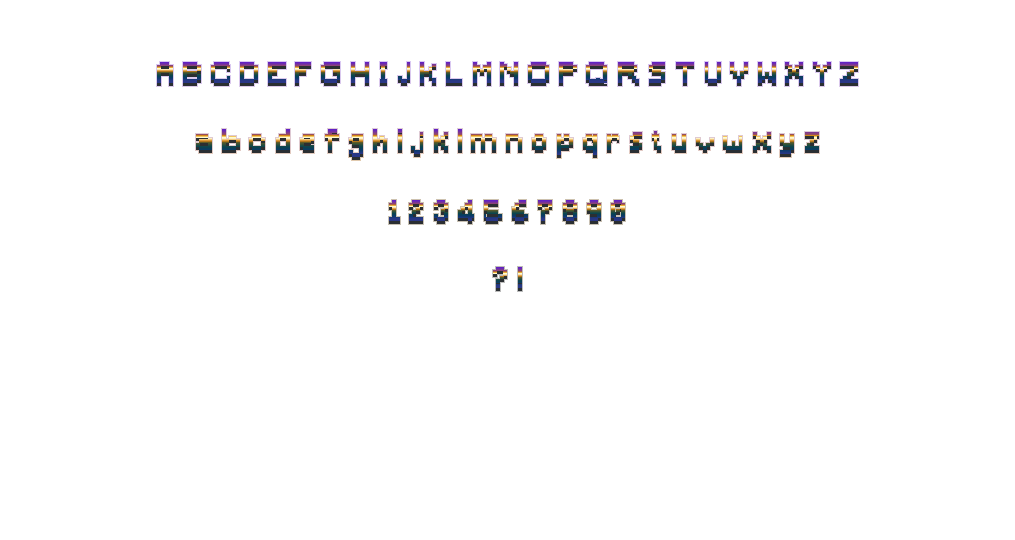
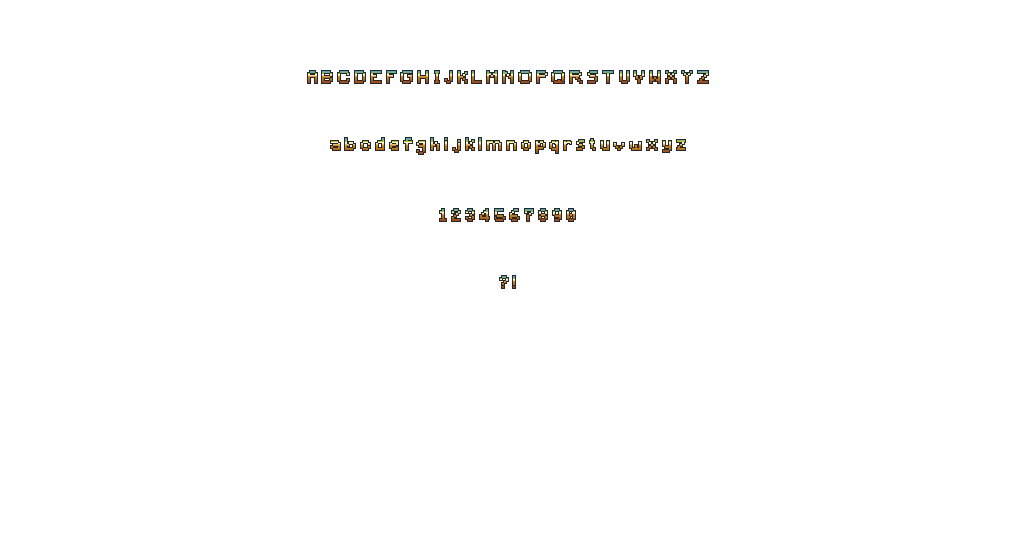
Layer changes from the first 1015 × 540 image to the second:
hid group "Menu Font" (7 layers) over [156, 61, 859, 292]
showed group "UI Font" (6 layers) over [307, 70, 709, 289]
